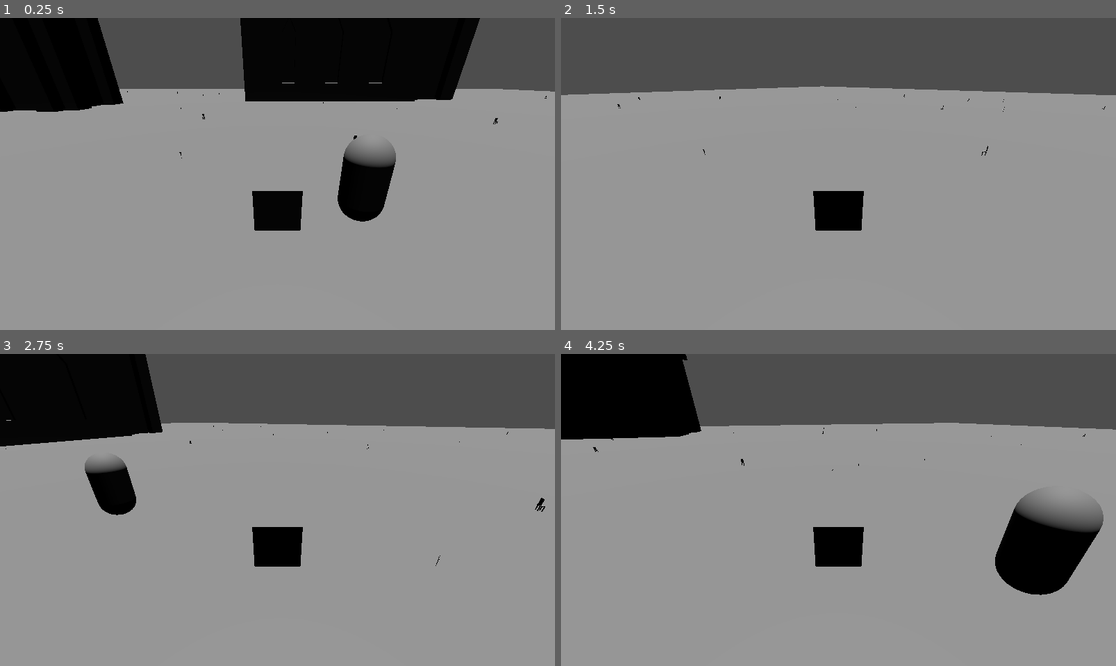
Above: before the commit, frames 1-4 (two rows, left to right).
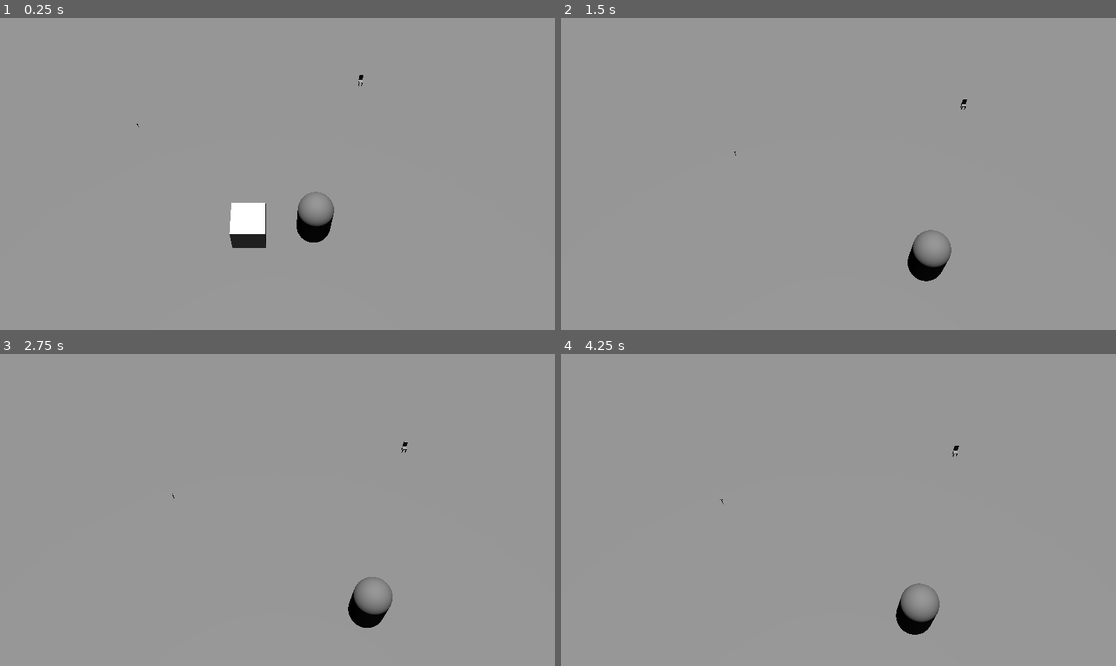
Above: after the commit, the same moments.

Repository: Tchetchouille/GMTK2024
Game: Godot game, scene res://scenes/gael_scene.tscn
Two runs of this game, one before a commit and one after it. Both use one fixed random seed, a clock stepped at 60 frames per second and the inputs below. This scene is started directly instead of the project's main scene.
Inputs (mouse positions are in pixels of both pictures, inside the frame that each line leads up to):
- Up to frame 1 (0.25 s): no input
- Up to frame 2 (1.5 s): move the mouse to (960, 158) at 0.52 s; hold D (move_right) 0.53-1.28 s; click (960, 158) at 0.6 s; move the mouse to (727, 189) at 1.27 s; hold S (move_back) from 1.28 s (still down); click (727, 189) at 1.35 s
- Up to frame 3 (2.75 s): move the mouse to (333, 441) at 2.02 s; release S (move_back) at 2.03 s; hold D (move_right) from 2.03 s (still down); click (333, 441) at 2.1 s
- Up to frame 4 (4.25 s): move the mouse to (810, 572) at 2.77 s; release D (move_right) at 2.78 s; hold W (move_forward) 2.78-3.53 s; click (810, 572) at 2.85 s; move the mouse to (1005, 556) at 3.52 s; hold A (move_left) from 3.53 s (still down); click (1005, 556) at 3.6 s

The runs differ from the first frame. In frame 1, 30% of the frame differs, in the area x 0-100%, y 0-74%; in frame 2, 25%; in frame 3, 27%; in frame 4, 30%.

Commit message:
Camera rework.

Diff:
--- a/scenes/Character.tscn
+++ b/scenes/Character.tscn
@@ -1,10 +1,14 @@
-[gd_scene load_steps=6 format=3 uid="uid://c4y02kp5q7cfb"]
+[gd_scene load_steps=8 format=3 uid="uid://c4y02kp5q7cfb"]
 
+[ext_resource type="Script" path="res://scripts/camera_controller.gd" id="2_dgl5s"]
 [ext_resource type="Script" path="res://scripts/character_body_3d.gd" id="2_ro3ve"]
 
 [sub_resource type="BoxShape3D" id="BoxShape3D_ewddu"]
 
+[sub_resource type="StandardMaterial3D" id="StandardMaterial3D_uiur8"]
+
 [sub_resource type="BoxMesh" id="BoxMesh_7ce67"]
+material = SubResource("StandardMaterial3D_uiur8")
 
 [sub_resource type="CylinderShape3D" id="CylinderShape3D_dtfg1"]
 radius = 1.5
@@ -15,6 +19,14 @@
 [node name="character" type="CharacterBody3D"]
 script = ExtResource("2_ro3ve")
 
+[node name="CameraController" type="Node3D" parent="."]
+transform = Transform3D(1, 0, 0, 0, 0.527727, 0.849414, 0, -0.849414, 0.527727, 0, 12.7203, 6.74242)
+top_level = true
+script = ExtResource("2_dgl5s")
+
+[node name="CharacterCamera3D" type="Camera3D" parent="CameraController"]
+fov = 37.8493
+
 [node name="CollisionShape3D" type="CollisionShape3D" parent="."]
 transform = Transform3D(1, 0, 0, 0, 1, 0, 0, 0, 1, 0, 0.5, 0)
 shape = SubResource("BoxShape3D_ewddu")
@@ -22,9 +34,6 @@
 [node name="MeshInstance3D" type="MeshInstance3D" parent="."]
 transform = Transform3D(1, 0, 0, 0, 1, 0, 0, 0, 1, 0, 0.5, 0)
 mesh = SubResource("BoxMesh_7ce67")
-
-[node name="Camera3D" type="Camera3D" parent="."]
-transform = Transform3D(1, 0, 0, 0, 0.906308, 0.422618, 0, -0.422618, 0.906308, 0, 3, 4)
 
 [node name="CollisionArea" type="Area3D" parent="."]
 transform = Transform3D(1, 0, 0, 0, 1, 0, 0, 0, 1, 0, 0.5, 0)
--- /dev/null
+++ b/scenes/jere_test_for_non_ui_shit.tscn
@@ -0,0 +1,38 @@
+[gd_scene load_steps=6 format=3 uid="uid://b6sod8sree021"]
+
+[ext_resource type="PackedScene" uid="uid://c4y02kp5q7cfb" path="res://scenes/Character.tscn" id="1_mby6i"]
+[ext_resource type="PackedScene" uid="uid://dbbbli60c0rfc" path="res://scenes/JoelScene/enemy.tscn" id="4_yk8s3"]
+
+[sub_resource type="StandardMaterial3D" id="StandardMaterial3D_n6qwi"]
+albedo_color = Color(0.403249, 0.614658, 0.440556, 1)
+
+[sub_resource type="PlaneMesh" id="PlaneMesh_4y123"]
+material = SubResource("StandardMaterial3D_n6qwi")
+
+[sub_resource type="WorldBoundaryShape3D" id="WorldBoundaryShape3D_eqs4s"]
+
+[node name="JereTestForNonUIShit" type="Node3D"]
+
+[node name="DirectionalLight3D" type="DirectionalLight3D" parent="."]
+transform = Transform3D(0.425448, -0.553522, 0.715967, 0, 0.791138, 0.611637, -0.904983, -0.26022, 0.336588, 0, 4.71518, 0)
+light_color = Color(0.74902, 0, 0.152941, 1)
+
+[node name="DirectionalLight3D2" type="DirectionalLight3D" parent="."]
+transform = Transform3D(-0.361118, 0.425988, -0.829535, 0.0434941, 0.896288, 0.441334, 0.931505, 0.123294, -0.342194, -7.82161, 4.71518, 0)
+light_color = Color(0, 0.568627, 0.933333, 1)
+
+[node name="StaticBody3D" type="StaticBody3D" parent="."]
+
+[node name="MeshInstance3D" type="MeshInstance3D" parent="StaticBody3D"]
+transform = Transform3D(100, 0, 0, 0, 100, 0, 0, 0, 100, 0, 0, 0)
+mesh = SubResource("PlaneMesh_4y123")
+
+[node name="CollisionShape3D" type="CollisionShape3D" parent="StaticBody3D"]
+shape = SubResource("WorldBoundaryShape3D_eqs4s")
+
+[node name="character" parent="." instance=ExtResource("1_mby6i")]
+transform = Transform3D(1, 0, 0, 0, 1, 0, 0, 0, 1, 0, 0, 2.89843)
+
+[node name="Enemy" parent="." node_paths=PackedStringArray("target") instance=ExtResource("4_yk8s3")]
+transform = Transform3D(1, 0, 0, 0, 1, 0, 0, 0, 1, 0, 5.72034, -27.105)
+target = NodePath("../character")
--- a/scripts/UI/back_button.gd
+++ b/scripts/UI/back_button.gd
@@ -1,5 +1,4 @@
 extends Control
 
 func _on_back_button_pressed() -> void:
-
 	$"../../..".hide()
--- /dev/null
+++ b/scripts/camera_controller.gd
@@ -0,0 +1,9 @@
+extends Node3D
+
+@export var offset = 5;
+
+# Shamelessly stolen from: https://www.youtube.com/watch?v=yVde3I3K7oo
+func _process(delta: float) -> void:
+	var new_pos = Vector3($"..".position.x, position.y, $"..".position.z)
+	if position.distance_to(new_pos) >= offset:
+		position = lerp(position, new_pos, 0.01)
